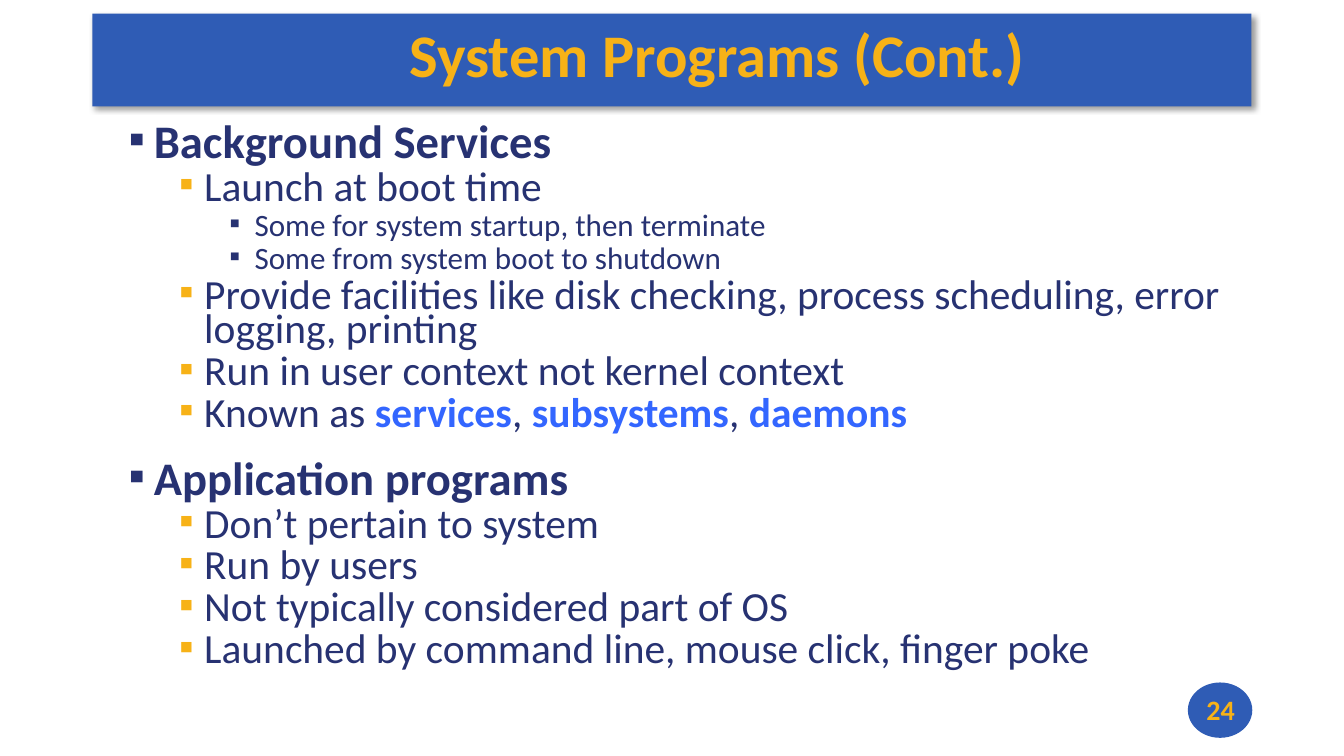
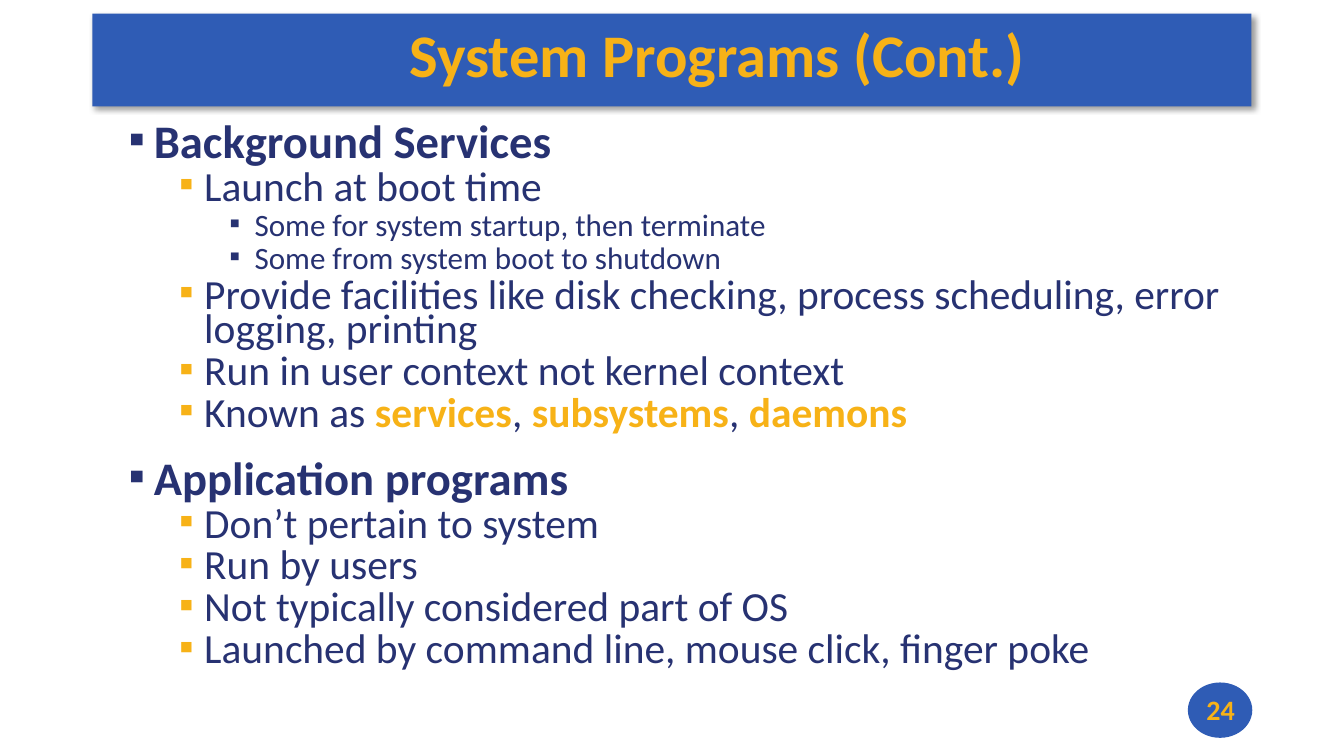
Before and after one commit to andrewt0301/hse-acos-course, a slide deck: slide 24 of docs/part2os/03_SystemCalls/OS_Lecture_03.pptx. Drawn at 1344x756 pixels with LibreOffice and Linux fonts; fonts in the diff are those of the drawing. Boxes give left, top, right and bottom in pixels: in the first picture for what was removed or moved away, otherwise in the second. Text is boxed around its words. In the diff, an @@ line names an element or a change of style, - is before the commit and + after.

```diff
--- a/docs/part2os/03_SystemCalls/OS_Lecture_03.pptx
+++ b/docs/part2os/03_SystemCalls/OS_Lecture_03.pptx
@@ text at box(204, 398, 907, 434): text colour #3366FF to #F7B217 in "services, subsystems, daemons" @@
```
Also in this commit, not shown: 5 other slides changed, 1 other file.
